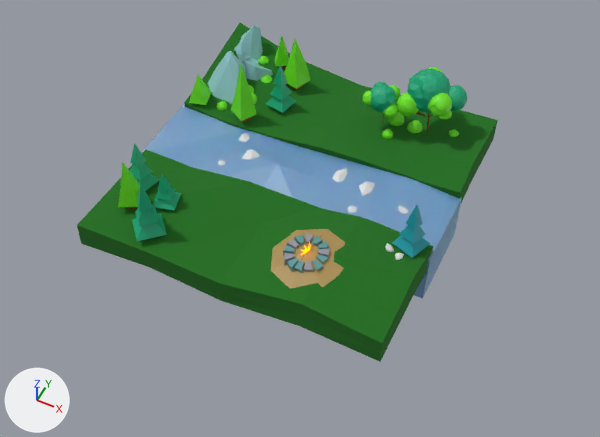
Before and after pictures for a commit that changed the Blender file 3d_models/square_island with islands.blend.
Rendered twice from a camera (50 mm lens) standing at (7.03, -14.03, 16.67) and looking at (0.47, -0.91, 0.27). Lighting does not change. The marker at lower left points along +X, +Y and +Z.
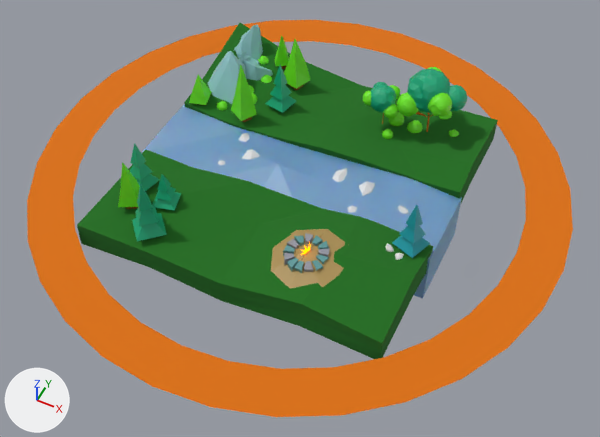
Where the change shows, as pixel boxes [x1, y1, x2, y2] in the pictures (600 x 437 px):
'Circle.001', added (orange): after [27, 20, 573, 417]

Edits to the bpy script that builds the scene:
```text
Change mat_material_006:
    mat_material_006.base_color: (0.236, 0.058, 0.0) -> (0.723, 0.165, 0.0)  # brown #854400 -> orange #dd7100
Add me_circle_001:
    me_circle_001.from_pydata(...)  # 64 vertices, 32 faces; spans x -1.0..1.0, y -1.0..1.0, z 0.0
    me_circle_001.materials.append(mat_material_006)  # orange #dd7100
Add ob_circle_001:
    ob_circle_001 = bpy.data.objects.new('Circle.001', me_circle_001)
    ob_circle_001.location = (0.0, 0.0, 0.83)
    ob_circle_001.scale = (7.14, 7.14, 7.14)
```
